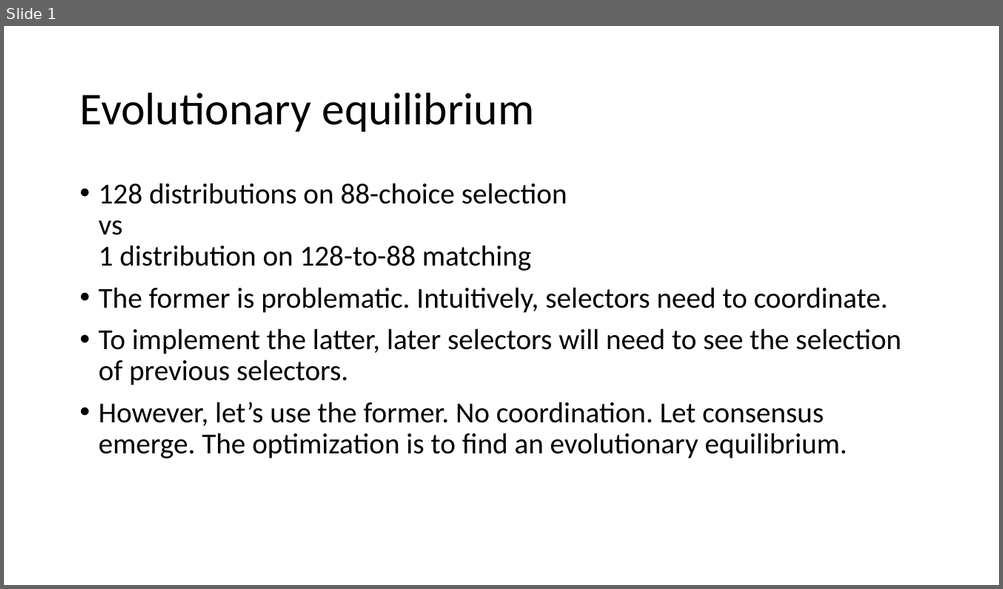
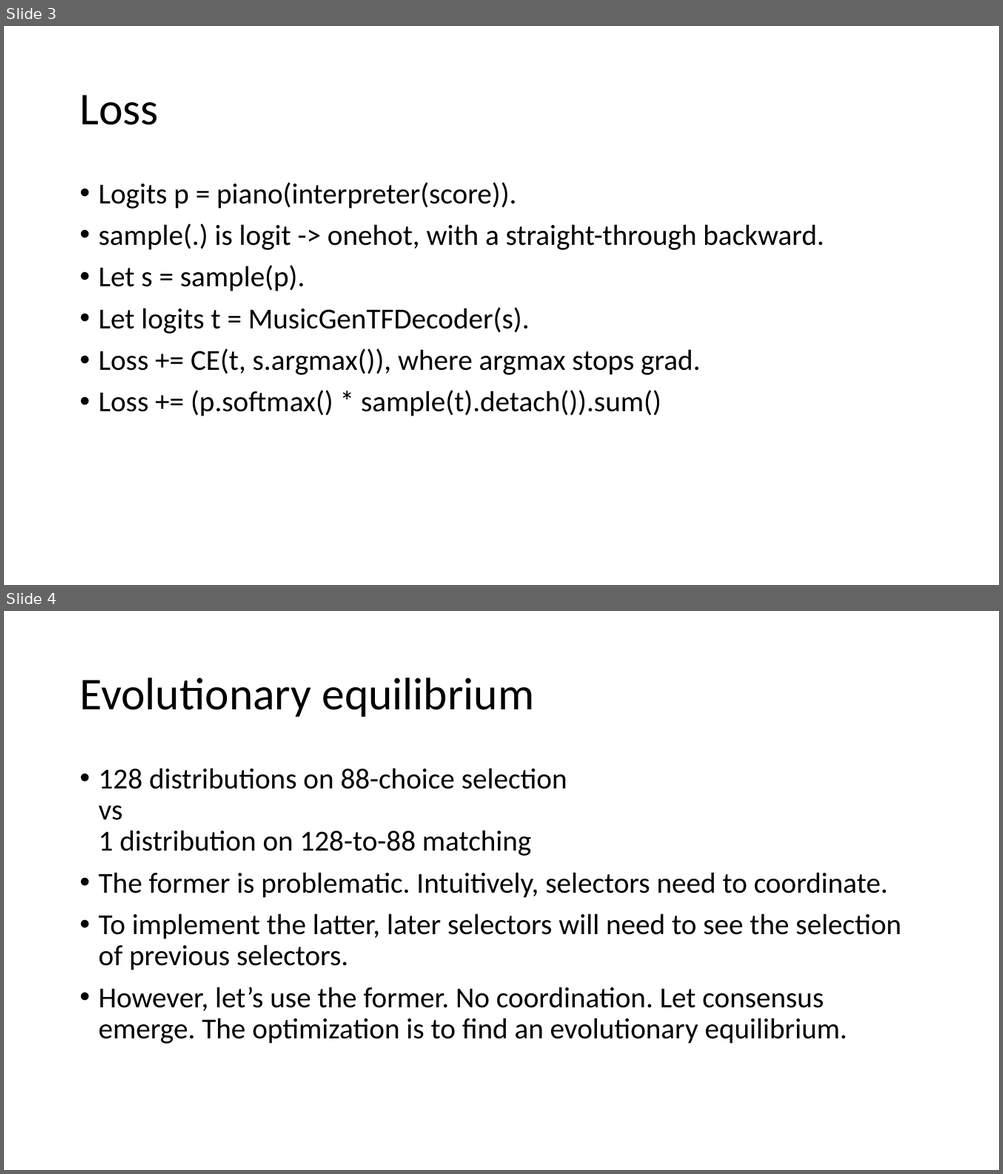
Before and after one commit to Daniel-Chin/Unsupervised-Symbolic-Music-Decipher, a slide deck: notes/2024_next_notes_present.pptx. Shown one above the other, each under a label of ours: slide 1 before the commit, slides 3 and 4 after it. The pictures are 1003x589 and 1003x1174 pixels, drawn with LibreOffice and Linux fonts; fonts in the diff are those of the drawing. Boxes give left, top, right and bottom in pixels: in the first picture for what was removed or moved away, otherwise in the second. Text is boxed around its words. In the diff, an @@ line names an element or a change of style, - is before the commit and + after.

```diff
--- a/notes/2024_next_notes_present.pptx
+++ b/notes/2024_next_notes_present.pptx
@@ slide 3 added at <box>4,26,999,585</box>, background #FFFFFF @@
@@ title added at <box>79,95,158,125</box>, 44 pt, text #000000 @@
+Loss
@@ text added at <box>99,182,824,417</box>, 28 pt, text #000000 @@
+• Logits p = piano(interpreter(score)).
+• sample(.) is logit -> onehot, with a straight-through backward.
+• Let s = sample(p).
+• Let logits t = MusicGenTFDecoder(s).
+• Loss += CE(t, s.argmax()), where argmax stops grad.
+• Loss += (p.softmax() * sample(t).detach()).sum()
@@ what was slide 1 is now slide 4 @@
```
Also in this commit, not shown: 2 other slides added, 1 other file.
